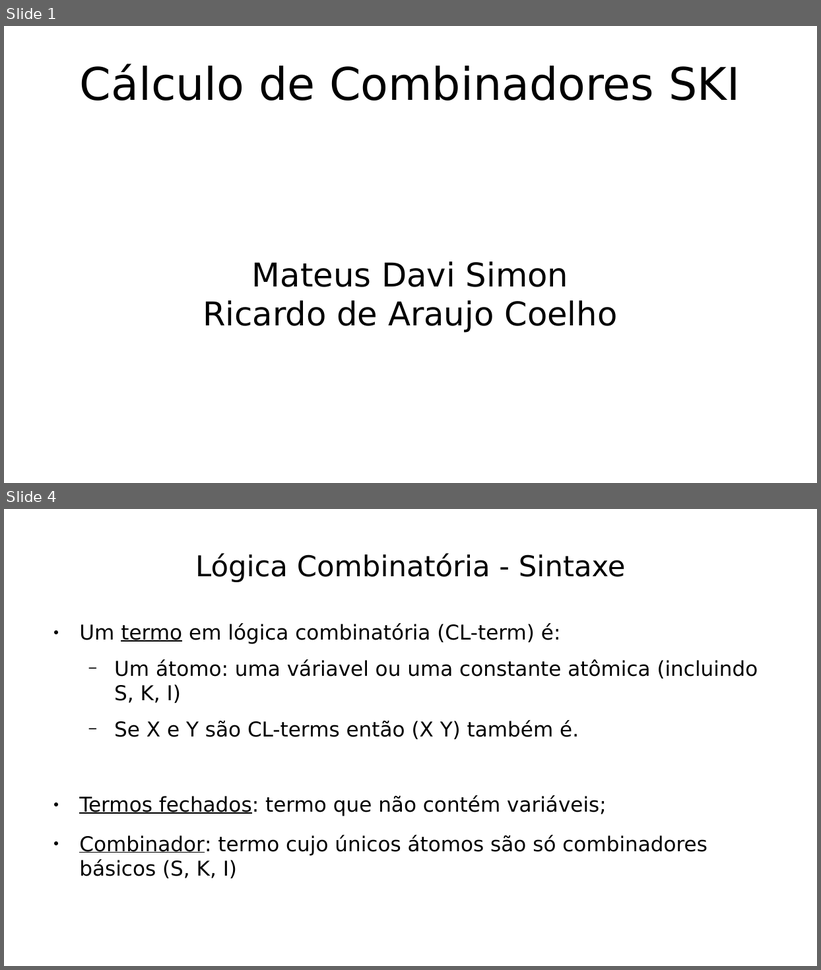
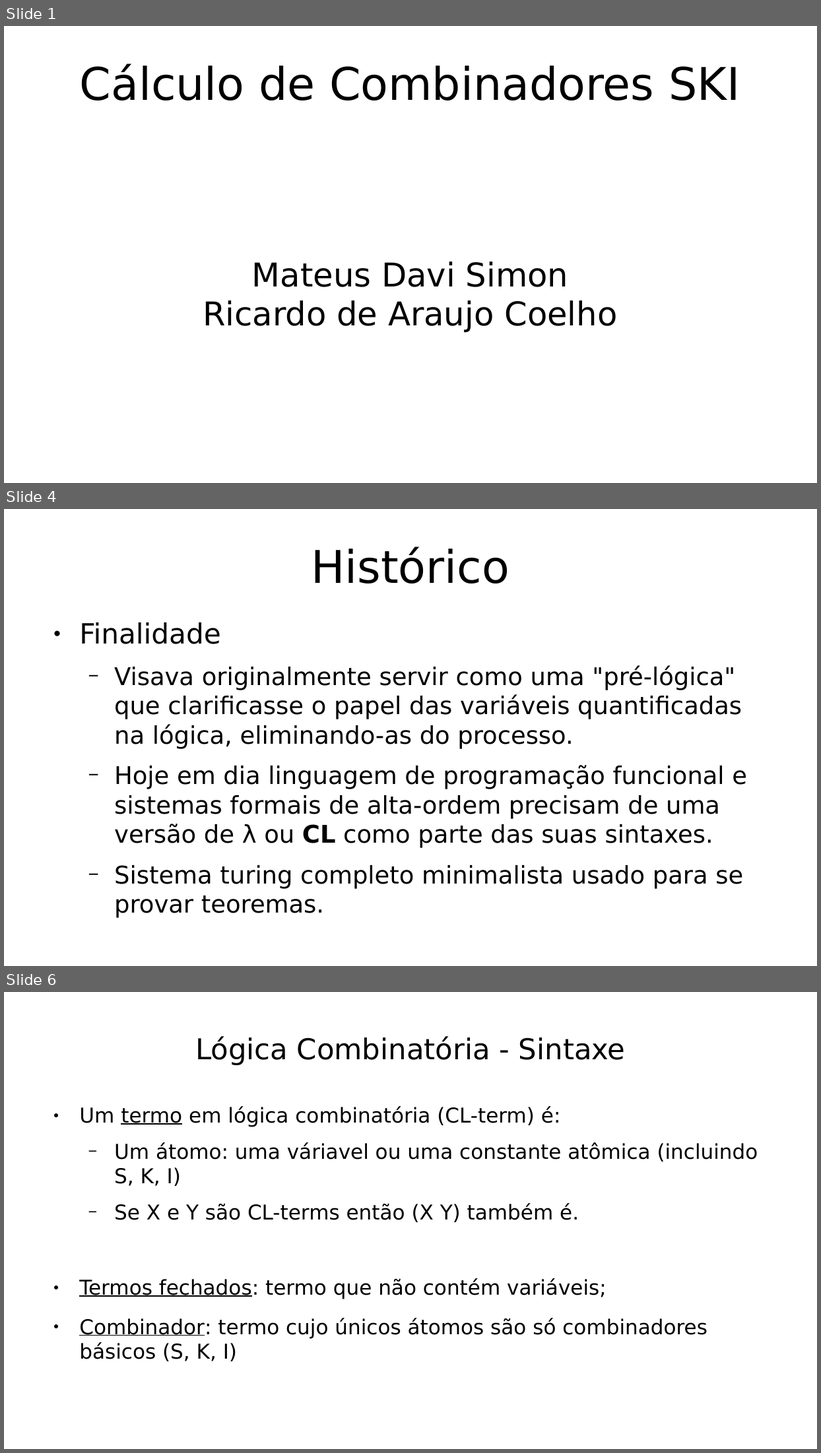
Before and after one commit to hlah/teoria_da_computacao, a slide deck: pesquisa/slides.odp. Shown one above the other, each under a label of ours: slides 1 and 4 before the commit, slides 1, 4 and 6 after it; the slides between them are not shown. The pictures are 821x970 and 821x1453 pixels, drawn with LibreOffice and Linux fonts; fonts in the diff are those of the drawing. Boxes give left, top, right and bottom in pixels: in the first picture for what was removed or moved away, otherwise in the second. Text is boxed around its words. In the diff, an @@ line names an element or a change of style, - is before the commit and + after.

```diff
--- a/pesquisa/slides.odp
+++ b/pesquisa/slides.odp
@@ slide 4 added at [4, 509, 817, 966], background #FFFFFF @@
@@ title added at [311, 547, 510, 584], 44 pt, text #000000 @@
+Histórico
@@ text added at [79, 623, 747, 889], 23.8 pt, text #000000 @@
+● Finalidade
+  − Visava originalmente servir como uma "pré-lógica" que clarificasse o papel das variáveis quantificadas na lógica, eliminando-as do processo.
+  − Hoje em dia linguagem de programação funcional e sistemas formais de alta-ordem precisam de uma versão de λ ou CL como parte das suas sintaxes.
+  − Sistema turing completo minimalista usado para se provar teoremas.
@@ what was slide 4 is now slide 6 @@
```
Also in this commit, not shown: 5 slides changed, 8 other slides added, 2 slides removed.
